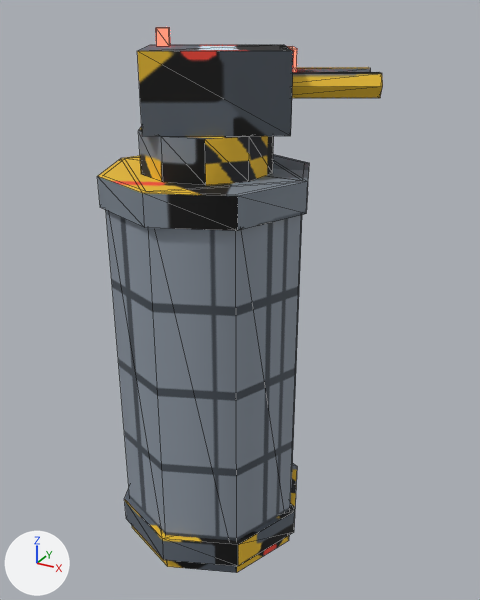
One commit to the glTF model game/assets/models/fort_l7_post.glb: the scene before it, then after it.
Camera for both pictures: a 50 mm camera at (1.196, -0.547, 0.563) aimed at (0.89, 0.011, 0.284). Arrows for +X, +Y and +Z are at lower left; the lights stay in place. The first picture is the older version. Mesh edges are drawn as thin lines. Vertices at exactly the same position are counted once.

Before the edit, the objects in view are built like this:
```python
me_cylinder = bpy.data.meshes.new('Cylinder')
me_cylinder.from_pydata(...)  # 124 vertices, 196 faces; spans x -0.108..0.153, y -0.106..0.11, z -0.21..0.336
# faces by material slot: [160, 12, 12, 12]
me_cylinder.materials.append(mat_baked)  # picture img_bake
me_cylinder.materials.append(mat_glow_flood)  # pale blue #d8f0ff, glowing pale blue #d8f0ff
me_cylinder.materials.append(mat_glow_sensor)  # red #ff4a3a, glowing red #ff4a3a
me_cylinder.materials.append(mat_glow_beacon)  # red #ff4a3a, glowing red #ff4a3a
ob_fort_l7_post = bpy.data.objects.new('fort_l7_post', me_cylinder)
ob_fort_l7_post.location = (0.86, 0.0, 0.21)
```
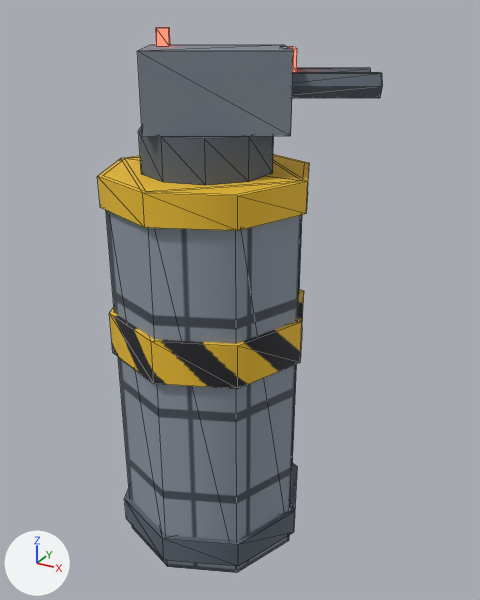
Changed parts and their boxes [x1, y1, x2, y2] in the pictures (480 x 600 px):
part 1 of me_cylinder, added: after [109, 289, 304, 389]
part 2 of me_cylinder, surface changed: [97, 42, 383, 573] in both

Patch to the scene script:
```diff
--- a/game/assets/models/fort_l7_post.glb.py
+++ b/game/assets/models/fort_l7_post.glb.py
@@ me_cylinder @@
 # used by ob_fort_l7_post; location = (0.86, 0.0, 0.21)
-me_cylinder.from_pydata(...)  # 124 vertices, 196 faces; spans x -0.108..0.153, y -0.106..0.11, z -0.21..0.336
+me_cylinder.from_pydata(...)  # 140 vertices, 224 faces; spans x -0.108..0.153, y -0.106..0.11, z -0.21..0.336
+# me_cylinder part 1: a new loose piece, an 8-sided cylinder along z spanning x -0.105..0.105, y -0.105..0.105, z 0.025..0.07, in mat_baked (picture img_bake)
+# me_cylinder part 2: 196 kept faces spanning x -0.108..0.153, y -0.106..0.11, z -0.21..0.336 get new texture (UV) coordinates
 me_cylinder.materials.append(mat_baked)
```
